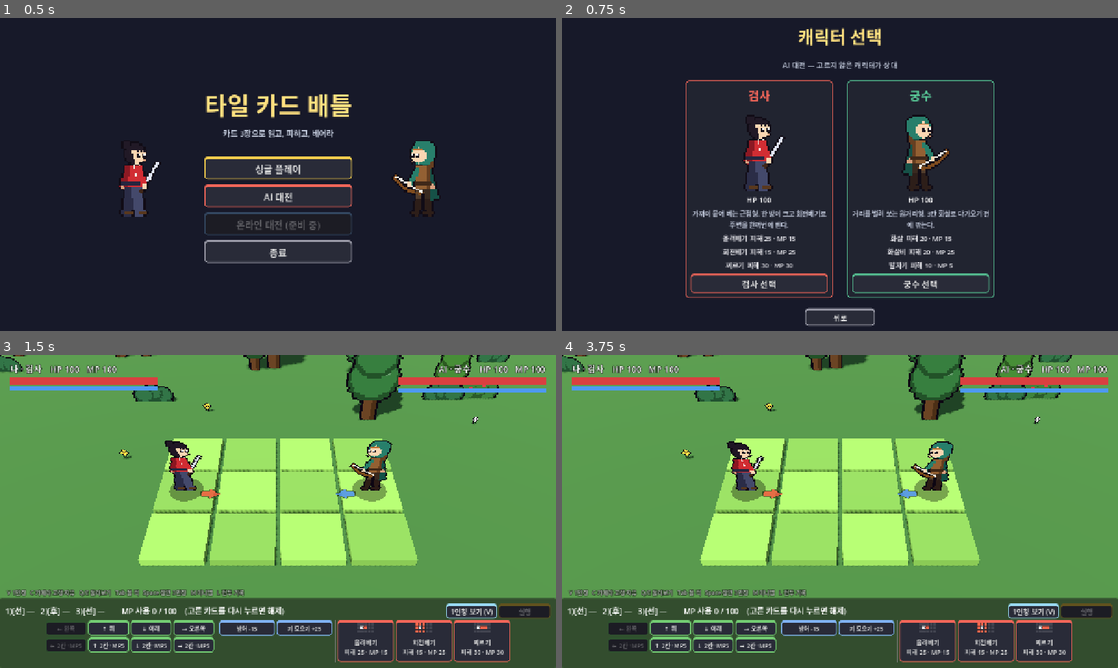
Above: before the commit, frames 1-4 (two rows, left to right).
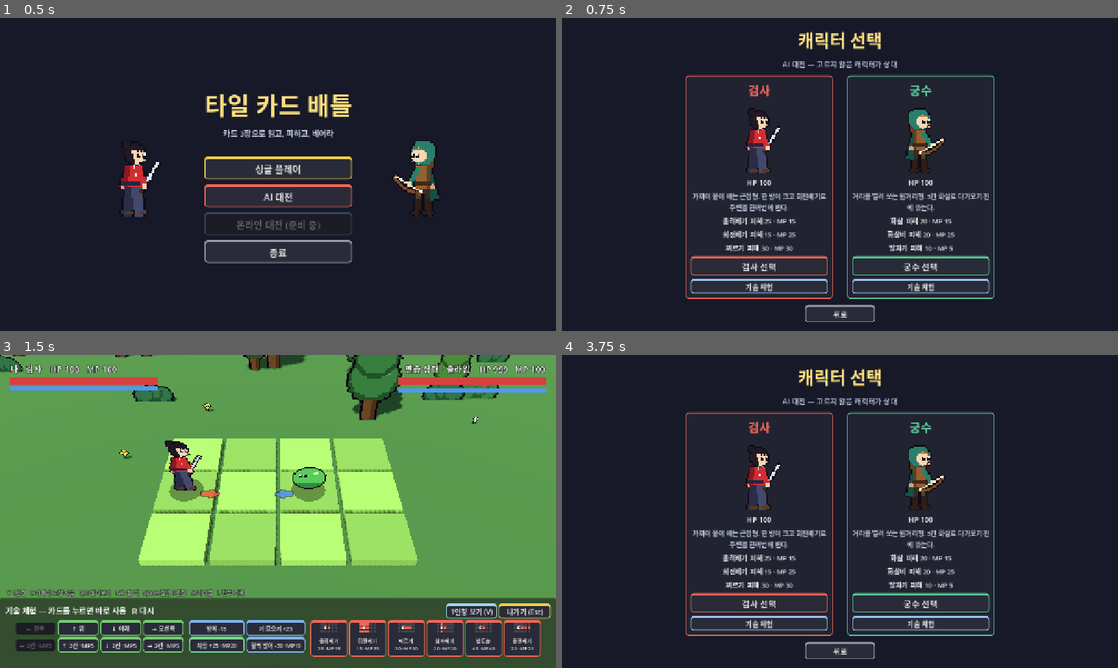
Above: after the commit, the same moments.

Repository: ldg0315/tile_card_battle
Game: Godot game, scene res://title.tscn
Two runs of this game, one before a commit and one after it. Both use one fixed random seed, a clock stepped at 60 frames per second and the inputs below.
Inputs (mouse positions are in pixels of both pictures, inside the frame that each line leads up to):
- Up to frame 1 (0.5 s): no input
- Up to frame 2 (0.75 s): click "AI 대전" at 0.5 s
- Up to frame 3 (1.5 s): click (194, 624) at 1.25 s, where only the run after the commit has a clickable "기술 체험"
- Up to frame 4 (3.75 s): click "↑ 위" at 2 s; click (673, 627) at 2.75 s, where only the run before the commit has a clickable "① ↑ 위"; click (1084, 611) at 3.5 s, where only the run after the commit has a clickable "나가기 (Esc)"

Frame 1 is identical in both runs. In frame 2, 9.8% of the frame differs, in the area x 22-78%, y 3-99%; in frame 3, 8.9%; in frame 4, 94%, in the area x 0-100%, y 0-100%.

Commit message:
캐릭터 선택에 기술 체험(연습장)을 넣는다
모든 기술을 1·3인칭으로 써 볼 곳이 없어, 플레이어는 보상 기술을 얻기 전엔 모양을 알 수 없었고 개발할 때도 새 기술 하나를 보려고 매번 위치·카드 인자를 맞춰야 했다.
(1) 캐릭터 카드마다 "기술 체험" 버튼, 개발용 --practice — 고르기 전에 손맛을 보고, 새 기술 모션·이펙트 확인을 한 곳에서
(2) 손패에 보상 기술까지 전부, 카드를 누르면 그 기술 하나만 규칙 그대로 바로 실행(한 단계짜리 턴) — 3장 고르기 없이 반복해서 보려고
(3) HP·MP 는 행동마다 다시 채우고 연습 상대(슬라임 HP 999)는 바로 앞 칸에서 가만히 — 끝없이 연습
(4) R 다시, Esc/나가기 버튼으로 원래 모드(싱글/대전)의 캐릭터 선택으로 — 체험 모드가 남아 선택이 엉뚱한 화면으로 가지 않게
(5) 캐릭터 선택 간격·초상화를 조금 줄여 버튼까지 한 화면에, README·CLAUDE.md·ROADMAP 에 사용법

검증: tools/run_tests.sh 통과. 캐릭터 선택 화면, 체험장 3인칭(십자베기)·1인칭(올려베기)·궁수(화살비) 실행을 캡처로 확인. 버튼 클릭 경로(선택 → 체험 → 나가기)는 손으로 눌러 보지 못함.

Co-Authored-By: Claude Opus 5.5 <noreply@anthropic.com>

Diff:
--- a/scripts/battle.gd
+++ b/scripts/battle.gd
@@ -127,6 +127,8 @@
 var result_label: Label
 var result_buttons: HBoxContainer
 var card_buttons := {}  # card id -> Button
+var practice := false  # 기술 체험: 카드를 누르면 그 기술 하나만 바로 쓰고, HP·MP 는 늘 가득
+var last_practice := ""  # R 로 다시 쓸 기술
 var move_grid: GridContainer  # 손패의 이동 버튼 묶음(1인칭에선 몸 기준 순서로 다시 늘어놓는다)
 var compact_cards := false  # 손패가 많아 카드 폭을 줄였으면 카드 글씨도 짧게
 var view_button: Button
@@ -763,6 +765,10 @@
 	rules = Rules.new(cfg.player, cfg.enemies)
 	# 싱글은 늘 플레이어가 먼저 행동하고, 대전은 단계마다 먼저 움직이는 쪽을 번갈아 공평하게
 	rules.alternate = Game.mode == "versus"
+	practice = Game.mode == "practice"
+	if practice:
+		rules.fighters[1].pos = Vector2i(2, 1)  # 연습 상대는 바로 앞 칸에 — 대부분의 기술이 첫 사용부터 맞게
+		rules._update_facing()
 	rules.fighters[0].extra.assign(cfg.extra_cards)  # 이번 던전에서 보상으로 얻은 카드
 	rules.fighters[0].max_hp += cfg.max_hp_bonus
 	rules.fighters[0].hp = cfg.player_hp if cfg.player_hp >= 0 else rules.fighters[0].max_hp
@@ -810,6 +816,9 @@
 			names.append(_who(i))
 		_log("[b]%s · %s[/b]%s%s — %s 등장!\n" % [Game.stage_code(Game.chapter, Game.stage), st.name, wave_txt,
 			" (보스)" if st.get("boss", false) else "", ", ".join(names)])
+	if practice:
+		_log("[b]기술 체험[/b] — 카드를 누르면 그 기술(이동 포함)을 바로 한 번 씁니다. HP·MP 는 줄지 않고 연습 상대는 움직이지 않습니다.")
+		_log("[b]R[/b] 방금 기술 다시   [b]V[/b] 1·3인칭   [b]C[/b] 카메라 고정·자유   [b]Esc[/b] 캐릭터 선택으로")
 	_log("카드 3장을 순서대로 고르고 [b]실행[/b]을 누르세요.\n카드에 마우스를 올리면 범위가 노랗게 보입니다.")
 	_log("이동 카드는 화면 기준(←→↑↓)이고 다른 캐릭터에 막히지 않습니다(같은 칸 가능). 공격은 바라보는 방향(발밑 화살표)으로 나갑니다. 이동하면 착지하자마자, 이동하지 않았으면 턴이 끝날 때 가장 가까운 적을 향해 돌아섭니다. 같은 칸의 적은 어떤 공격에도 맞습니다. MP 는 턴마다 %d 회복합니다." % Rules.MP_REGEN)
 	if rules.alternate:
@@ -856,7 +865,9 @@
 func _show_stats(hp: Array, mp: Array) -> void:
 	for i in hp.size():
 		var label := "나 · %s" % Cards.CHARACTERS[rules.fighters[i].char_id].name if i == 0 else _who(i)
-		if Game.mode != "single" and i > 0:
+		if practice and i > 0:
+			label = "연습 상대 · " + label
+		elif Game.mode != "single" and i > 0:
 			label = "AI · " + label
 		name_labels[i].text = "%s    HP %d   MP %d" % [label, hp[i], mp[i]]
 		hp_bars[i].value = hp[i]
@@ -865,6 +876,9 @@
 
 
 func _refresh_hand() -> void:
+	if practice:
+		_refresh_practice_hand()
+		return
 	var mp: int = rules.fighters[0].mp
 	var used: int = rules.cost_of(selected)
 	var names := PackedStringArray()
@@ -940,6 +954,25 @@
 	return "%s %s" % [arrow, word] if card.cost == 0 else "%s %s 2칸" % [arrow, word]
 
 
+## 기술 체험의 손패: 순번·MP 제한이 없고, 보드 밖으로 못 가는 이동만 막는다.
+func _refresh_practice_hand() -> void:
+	slot_label.text = "기술 체험 — 카드를 누르면 바로 사용   R 다시" + ("  (%s)" % Cards.get_card(last_practice).name if last_practice != "" else "")
+	go_button.text = "  나가기 (Esc)  "
+	go_button.disabled = false
+	var facing: int = rules.fighters[0].facing
+	for id: String in card_buttons:
+		var b: Button = card_buttons[id]
+		var card: Dictionary = Cards.get_card(id)
+		var dead: bool = card.type == "move" and rules.first_dead_move(0, [id]) != -1
+		b.disabled = busy or dead
+		b.tooltip_text = "보드 밖이라 갈 수 없음" if dead else ""
+		b.text = _card_text(card, facing)
+		b.modulate = Color(1.0, 0.85, 0.35) if id == last_practice else Color.WHITE
+		if card.type == "attack":
+			b.icon = RangeIcon.make(card, 6 if first_person else 8, facing, first_person)
+	_arrange_moves()
+
+
 ## 대전에서 k 번째 단계에 내가 먼저면 "선", 나중이면 "후". 싱글은 늘 내가 먼저라 표시하지 않는다.
 func _initiative_mark(k: int) -> String:
 	if not rules.alternate:
@@ -956,6 +989,9 @@
 ## 카드를 누르면 다음 순번으로 들어가고, 이미 고른 카드를 다시 누르면 빠진다(뒤 순번은 앞으로 당겨진다).
 func _on_card_pressed(id: String) -> void:
 	if busy:
+		return
+	if practice:
+		_practice_use(id)
 		return
 	if selected.has(id):
 		selected.erase(id)
@@ -976,7 +1012,44 @@
 	_refresh_hand()
 
 
+## 기술 체험: 기술 하나만 그 자리에서 쓴다(규칙 그대로 한 단계짜리 턴). 끝나면 모두의 HP·MP 를 채워 끝없이 연습.
+func _practice_use(id: String) -> void:
+	if Cards.get_card(id).type == "move" and rules.first_dead_move(0, [id]) != -1:
+		return
+	last_practice = id
+	busy = true
+	Sound.play("go")
+	_clear_tiles()
+	_refresh_hand()
+	var events: Array = rules.resolve_turn([[id], []])
+	for ev: Dictionary in events:
+		for act: Dictionary in ev.actions:
+			await _play_step(act)
+	_sync_after_turn()
+	for f in rules.fighters:
+		f.hp = f.max_hp
+		f.mp = Rules.MAX_MP
+	rules.winner = -1
+	_show_current_stats()
+	busy = false
+	_refresh_hand()
+
+
+## 턴이 끝나면 규칙대로 모두 가장 가까운 적을 향해 돌아선다 — 다음 턴 미리보기는 이 방향 기준. 방어 자세도 푼다.
+func _sync_after_turn() -> void:
+	for i in rules.fighters.size():
+		step_facing[i] = rules.fighters[i].facing
+		sprites[i].flip_h = step_facing[i] < 0
+		_update_mark(i)
+		if not gone[i]:
+			sprites[i].modulate = Color.WHITE
+			sprites[i].play("idle")
+
+
 func _on_go() -> void:
+	if practice:
+		Game.end_practice()  # 체험에선 실행 버튼이 "나가기"
+		return
 	if busy or not rules.is_valid_selection(0, selected):
 		return
 	busy = true
@@ -997,14 +1070,7 @@
 		for act: Dictionary in ev.actions:
 			await _play_step(act)
 	step_label.hide()
-	# 턴이 끝나면 규칙대로 모두 가장 가까운 적을 향해 돌아선다 — 다음 턴 미리보기는 이 방향 기준
-	for i in rules.fighters.size():
-		step_facing[i] = rules.fighters[i].facing
-		sprites[i].flip_h = step_facing[i] < 0
-		_update_mark(i)
-		if not gone[i]:
-			sprites[i].modulate = Color.WHITE
-			sprites[i].play("idle")
+	_sync_after_turn()
 	busy = false
 	if rules.winner != -1:
 		_show_result()
@@ -1020,6 +1086,8 @@
 func _plan_enemies() -> void:
 	warn_label.hide()
 	enemy_plans.clear()
+	if practice:
+		return  # 연습 상대는 아무것도 하지 않는다
 	for i in range(1, rules.fighters.size()):
 		if not rules.fighters[i].alive():
 			continue
@@ -1122,6 +1190,12 @@
 		get_viewport().set_input_as_handled()
 	elif event.keycode == KEY_TAB:
 		_cycle_target()
+		get_viewport().set_input_as_handled()
+	elif event.keycode == KEY_R and practice and last_practice != "":
+		_on_card_pressed(last_practice)
+		get_viewport().set_input_as_handled()
+	elif event.keycode == KEY_ESCAPE and practice and not busy:
+		Game.end_practice()
 		get_viewport().set_input_as_handled()
 	elif event.keycode == KEY_C and first_person:
 		_toggle_free_cam()
@@ -2798,7 +2872,8 @@
 				Input.parse_input_event(ev)
 				await get_tree().create_timer(0.6).timeout
 	if auto:
-		_on_go()
+		if not practice:  # 체험은 카드를 누르는 순간 이미 실행 중(실행 버튼은 나가기)
+			_on_go()
 		var elapsed := 0.0
 		for k in mids.size():
 			await get_tree().create_timer(mids[k] - elapsed).timeout
--- a/scripts/char_select.gd
+++ b/scripts/char_select.gd
@@ -23,7 +23,7 @@
 	box.set_anchors_preset(Control.PRESET_CENTER)
 	box.grow_horizontal = Control.GROW_DIRECTION_BOTH
 	box.grow_vertical = Control.GROW_DIRECTION_BOTH
-	box.add_theme_constant_override("separation", 24)
+	box.add_theme_constant_override("separation", 14)  # 기술 체험 버튼까지 한 화면(720)에 들어가게
 	add_child(box)
 	box.add_child(UiStyle.label("캐릭터 선택", 40, Color(1, 0.88, 0.5)))
 	box.add_child(UiStyle.label("싱글 플레이 — 던전으로" if Game.mode == "single" else "AI 대전 — 고르지 않은 캐릭터가 상대", 17, Color(0.7, 0.73, 0.8)))
@@ -55,7 +55,7 @@
 	v.add_theme_constant_override("separation", 8)
 	card.add_child(v)
 	v.add_child(UiStyle.label(ch.name, 28, accent))
-	v.add_child(UiStyle.portrait(CharArt.build_frames(id), 4.0))
+	v.add_child(UiStyle.portrait(CharArt.build_frames(id), 3.4))
 	v.add_child(UiStyle.label("HP %d" % Game.max_hp(id), 17))
 	var blurb := UiStyle.label(BLURB.get(id, ""), 15, Color(0.75, 0.78, 0.85))
 	blurb.autowrap_mode = TextServer.AUTOWRAP_WORD_SMART
@@ -71,4 +71,13 @@
 	pick.pressed.connect(Sound.play.bind("click"))
 	pick.pressed.connect(Game.choose_character.bind(id))
 	v.add_child(pick)
+	# 모든 기술(보상 기술 포함)을 1·3인칭으로 한 번씩 써 보는 연습장 — 고르기 전에 손맛을 보고, 개발할 땐 새 기술 확인용
+	var practice := Button.new()
+	practice.text = "기술 체험"
+	practice.custom_minimum_size = Vector2(0, 34)
+	practice.add_theme_font_size_override("font_size", 16)
+	UiStyle.style_button(practice, Color(0.6, 0.75, 0.95))
+	practice.pressed.connect(Sound.play.bind("click"))
+	practice.pressed.connect(Game.start_practice.bind(id))
+	v.add_child(practice)
 	return card
--- a/scripts/game_state.gd
+++ b/scripts/game_state.gd
@@ -33,8 +33,10 @@
 	]},
 ]
 const VERSUS_THEME := "forest"
-
-var mode := ""  # "single" | "versus" | "" (전투 장면을 바로 실행)
+const PRACTICE_TARGET := "slime"  # 기술 체험의 연습 상대
+
+var mode := ""  # "single" | "versus" | "practice"(기술 체험) | "" (전투 장면을 바로 실행)
+var mode_before_practice := ""  # 기술 체험에서 캐릭터 선택으로 돌아갈 때 원래 모드(싱글/대전)로 되돌리려고
 var player_char := "sword"
 var chapter := 0
 var stage := 0  # 장 안에서의 순서
@@ -75,6 +77,21 @@
 
 func start_versus() -> void:
 	mode = "versus"
+
+
+## 기술 체험: 그 캐릭터의 모든 기술(보상 기술 포함)을 MP·HP 걱정 없이 하나씩 써 보는 연습장.
+## 플레이어용 둘러보기이자, 개발할 때 새 기술의 모션·이펙트를 1·3인칭으로 바로 확인하는 곳.
+func start_practice(char_id: String) -> void:
+	if mode != "practice":
+		mode_before_practice = mode
+	mode = "practice"
+	player_char = char_id
+	goto_battle()
+
+
+func end_practice() -> void:
+	mode = mode_before_practice if mode_before_practice != "" else "single"
+	goto_select()
 
 
 func player_max_hp() -> int:
@@ -141,6 +158,10 @@
 			hps.append(enemy_hp(e))
 		return {"player": player_char, "enemies": ids, "enemy_hp": hps, "player_hp": player_hp,
 			"theme": current_chapter().theme, "extra_cards": extra_cards, "max_hp_bonus": max_hp_bonus}
+	if mode == "practice":
+		# 상대는 아무것도 하지 않는 연습 상대. HP 는 넉넉하게(battle.gd 가 행동마다 다시 채운다)
+		return {"player": player_char, "enemies": [PRACTICE_TARGET], "enemy_hp": [999], "player_hp": -1,
+			"theme": VERSUS_THEME, "extra_cards": Cards.reward_cards_for(player_char), "max_hp_bonus": 0}
 	return {"player": player_char, "enemies": [versus_enemy()], "enemy_hp": [-1], "player_hp": -1, "theme": VERSUS_THEME,
 		"extra_cards": [], "max_hp_bonus": 0}
 
@@ -245,6 +266,7 @@
 ##   -- --extra=heal,sword_iai  (--stage 와 함께) 보상 카드를 얻은 상태로
 ##   -- --map           싱글 스테이지 맵으로 바로
 ##   -- --versus        AI 대전으로 바로
+##   -- --practice      기술 체험으로 바로(--char 와 함께)
 func handle_skip_args() -> bool:
 	var args := OS.get_cmdline_user_args()
 	var extra := []
@@ -274,6 +296,9 @@
 			start_versus()
 			goto_battle()
 			return true
+		if a == "--practice":
+			start_practice(player_char)
+			return true
 	return false
 
 
Not shown, changed: CLAUDE.md
Not shown, changed: README.md
Not shown, changed: docs/ROADMAP.md
